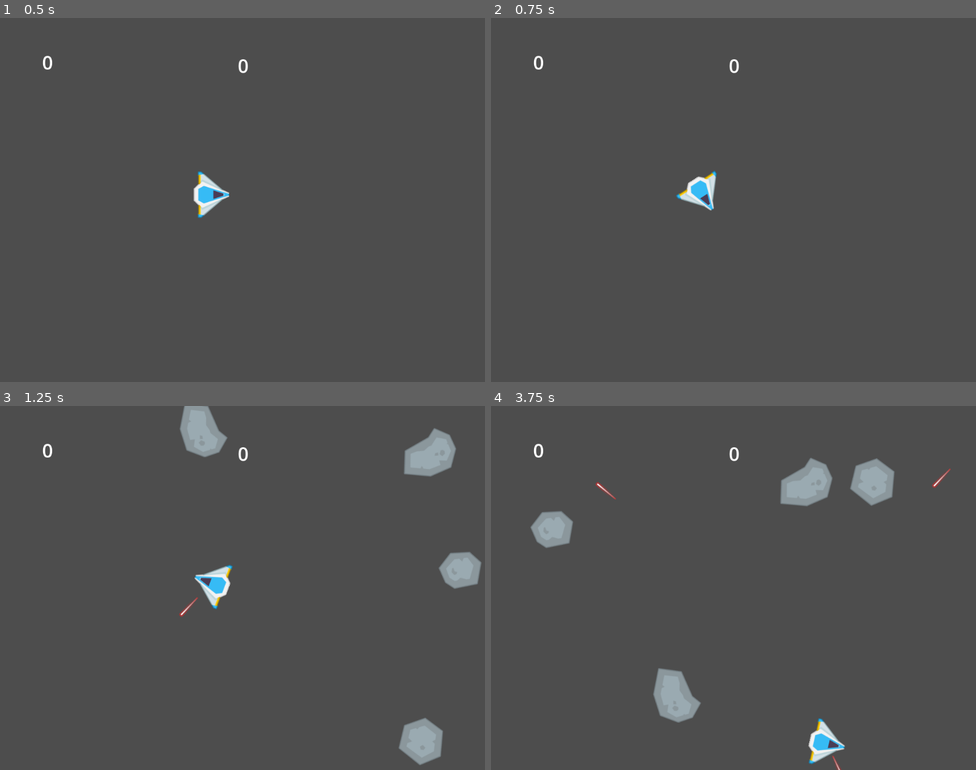
Above: before the commit, frames 1-4 (two rows, left to right).
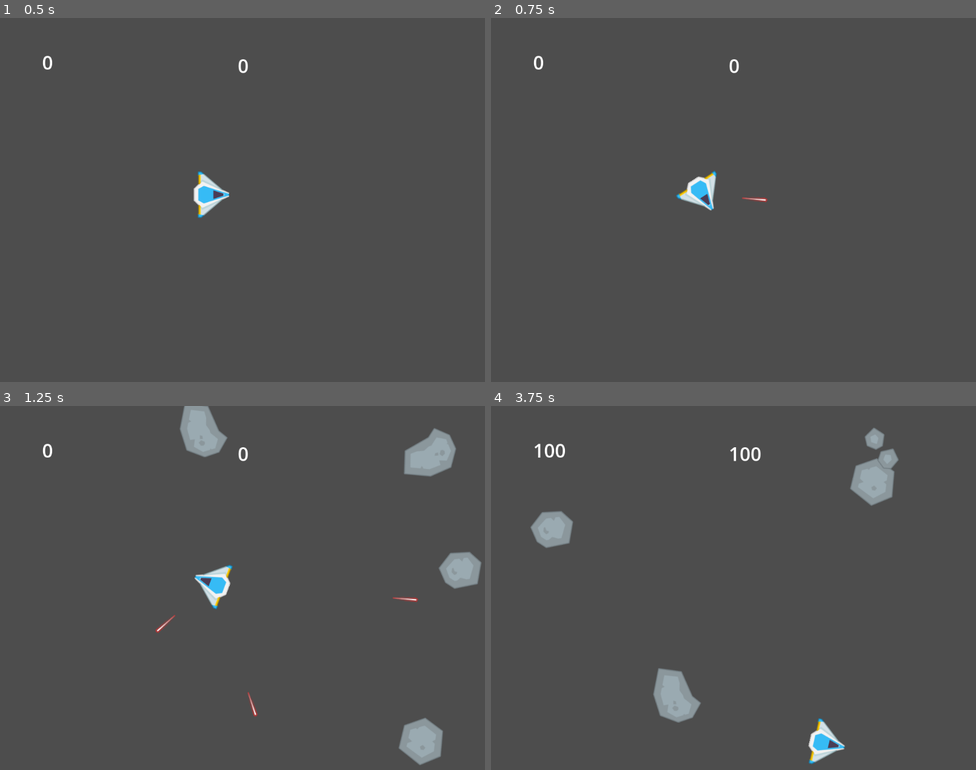
Above: after the commit, the same moments.

Repository: TheGabmeister/games-godot
Game: Godot game, scene res://levels/main.tscn
The game is run twice, just before and just after one commit, with the same random seed, the same clock (stepped at 60 frames per second) and the same inputs.
Inputs (mouse positions are in pixels of both pictures, inside the frame that each line leads up to):
- Up to frame 1 (0.5 s): no input
- Up to frame 2 (0.75 s): tap Enter at 0.5 s; move the mouse to (840, 181) at 0.52 s; press the mouse at (840, 181) at 0.53 s; hold Right (move_right) from 0.53 s (still down)
- Up to frame 3 (1.25 s): keep holding Right (move_right)
- Up to frame 4 (3.75 s): move the mouse to (636, 606) at 1.27 s; release Right (move_right) at 1.28 s; release the mouse at (636, 606) at 1.28 s; hold Down (move_down) 1.28-2.03 s; click (636, 606) at 1.35 s; move the mouse to (782, 507) at 2.02 s; press the mouse at (782, 507) at 2.03 s; hold Right (move_right) 2.03-2.78 s; move the mouse to (709, 660) at 2.77 s; release the mouse at (709, 660) at 2.78 s; hold W (move_up) 2.78-3.53 s; click (709, 660) at 2.85 s; move the mouse to (879, 642) at 3.52 s; press the mouse at (879, 642) at 3.53 s; hold Left (move_left) from 3.53 s (still down)

Frame 1 is identical in both runs. In frame 2, less than 0.1% of the frame differs, in the area x 51-57%, y 49-51%; in frame 3, 0.2%; in frame 4, 1.7%, in the area x 8-95%, y 6-100%.

Commit message:
Play sounds

Diff:
--- a/asteroids/enemies/alien/alien.tscn
+++ b/asteroids/enemies/alien/alien.tscn
@@ -1,7 +1,8 @@
-[gd_scene load_steps=5 format=3 uid="uid://kofbts006jj7"]
+[gd_scene load_steps=6 format=3 uid="uid://kofbts006jj7"]
 
 [ext_resource type="PackedScene" uid="uid://bmby60d0hoagw" path="res://utils/base_2d.tscn" id="1_fqr4t"]
 [ext_resource type="Script" uid="uid://birkndoe47ajs" path="res://enemies/alien/alien.gd" id="2_uax61"]
+[ext_resource type="AudioStream" uid="uid://bvldru3eequte" path="res://enemies/enemy_death.ogg" id="3_le0rs"]
 [ext_resource type="Texture2D" uid="uid://dxgsdopxn45kf" path="res://enemies/alien/alien.png" id="3_xeivg"]
 
 [sub_resource type="CircleShape2D" id="CircleShape2D_le0rs"]
@@ -9,6 +10,7 @@
 [node name="Alien" instance=ExtResource("1_fqr4t")]
 script = ExtResource("2_uax61")
 _score = 300
+_death_sound = ExtResource("3_le0rs")
 
 [node name="Sprite2D" parent="." index="0"]
 texture = ExtResource("3_xeivg")
--- a/asteroids/enemies/asteroid_big/asteroid_big_01.tscn
+++ b/asteroids/enemies/asteroid_big/asteroid_big_01.tscn
@@ -1,14 +1,16 @@
-[gd_scene load_steps=6 format=3 uid="uid://bi55hoqcx5a3w"]
+[gd_scene load_steps=7 format=3 uid="uid://bi55hoqcx5a3w"]
 
 [ext_resource type="PackedScene" uid="uid://bmby60d0hoagw" path="res://utils/base_2d.tscn" id="1_cl75w"]
 [ext_resource type="Script" uid="uid://bphfcnjh5orrs" path="res://enemies/asteroid.gd" id="2_23rvj"]
 [ext_resource type="PackedScene" uid="uid://d2rnkcwwsmx2f" path="res://enemies/asteroid_medium/asteroid_medium_01.tscn" id="3_2urh7"]
 [ext_resource type="Texture2D" uid="uid://bak1rs7fuypmw" path="res://enemies/asteroid_big/asteroid_big_03.png" id="3_23rvj"]
 [ext_resource type="PackedScene" uid="uid://bfj2uwo7hu5qb" path="res://utils/move_forward_2d.tscn" id="3_l2316"]
+[ext_resource type="AudioStream" uid="uid://bvldru3eequte" path="res://enemies/enemy_death.ogg" id="4_t16f4"]
 
 [node name="AsteroidBig_01" instance=ExtResource("1_cl75w")]
 script = ExtResource("2_23rvj")
 _asteroid_child = ExtResource("3_2urh7")
+_death_sound = ExtResource("4_t16f4")
 
 [node name="Sprite2D" parent="." index="0"]
 texture = ExtResource("3_23rvj")
--- a/asteroids/enemies/asteroid_big/asteroid_big_02.tscn
+++ b/asteroids/enemies/asteroid_big/asteroid_big_02.tscn
@@ -1,14 +1,16 @@
-[gd_scene load_steps=6 format=3 uid="uid://dbnw0rw7s5bj8"]
+[gd_scene load_steps=7 format=3 uid="uid://dbnw0rw7s5bj8"]
 
 [ext_resource type="PackedScene" uid="uid://bmby60d0hoagw" path="res://utils/base_2d.tscn" id="1_ckhor"]
 [ext_resource type="Script" uid="uid://bphfcnjh5orrs" path="res://enemies/asteroid.gd" id="2_ckhor"]
 [ext_resource type="PackedScene" uid="uid://d2rnkcwwsmx2f" path="res://enemies/asteroid_medium/asteroid_medium_01.tscn" id="3_0lij7"]
 [ext_resource type="Texture2D" uid="uid://dv6nvfjwj4th4" path="res://enemies/asteroid_big/asteroid_big_02.png" id="3_ckhor"]
 [ext_resource type="PackedScene" uid="uid://bfj2uwo7hu5qb" path="res://utils/move_forward_2d.tscn" id="4_i54ga"]
+[ext_resource type="AudioStream" uid="uid://bvldru3eequte" path="res://enemies/enemy_death.ogg" id="4_tg87g"]
 
 [node name="AsteroidBig_02" instance=ExtResource("1_ckhor")]
 script = ExtResource("2_ckhor")
 _asteroid_child = ExtResource("3_0lij7")
+_death_sound = ExtResource("4_tg87g")
 
 [node name="Sprite2D" parent="." index="0"]
 texture = ExtResource("3_ckhor")
--- a/asteroids/enemies/asteroid_big/asteroid_big_03.tscn
+++ b/asteroids/enemies/asteroid_big/asteroid_big_03.tscn
@@ -1,14 +1,16 @@
-[gd_scene load_steps=6 format=3 uid="uid://cpdp33euihroe"]
+[gd_scene load_steps=7 format=3 uid="uid://cpdp33euihroe"]
 
 [ext_resource type="PackedScene" uid="uid://bmby60d0hoagw" path="res://utils/base_2d.tscn" id="1_ehoo0"]
 [ext_resource type="Script" uid="uid://bphfcnjh5orrs" path="res://enemies/asteroid.gd" id="2_ehoo0"]
 [ext_resource type="Texture2D" uid="uid://dv6nvfjwj4th4" path="res://enemies/asteroid_big/asteroid_big_02.png" id="3_acmnx"]
 [ext_resource type="PackedScene" uid="uid://cthsm8ou5g7er" path="res://enemies/asteroid_medium/asteroid_medium_02.tscn" id="3_cg4n1"]
+[ext_resource type="AudioStream" uid="uid://bvldru3eequte" path="res://enemies/enemy_death.ogg" id="4_acmnx"]
 [ext_resource type="PackedScene" uid="uid://bfj2uwo7hu5qb" path="res://utils/move_forward_2d.tscn" id="4_axaqe"]
 
 [node name="AsteroidBig_03" instance=ExtResource("1_ehoo0")]
 script = ExtResource("2_ehoo0")
 _asteroid_child = ExtResource("3_cg4n1")
+_death_sound = ExtResource("4_acmnx")
 
 [node name="Sprite2D" parent="." index="0"]
 texture = ExtResource("3_acmnx")
--- a/asteroids/enemies/asteroid_big/asteroid_big_04.tscn
+++ b/asteroids/enemies/asteroid_big/asteroid_big_04.tscn
@@ -1,14 +1,16 @@
-[gd_scene load_steps=6 format=3 uid="uid://c3b2pqfv6x2e3"]
+[gd_scene load_steps=7 format=3 uid="uid://c3b2pqfv6x2e3"]
 
 [ext_resource type="PackedScene" uid="uid://bmby60d0hoagw" path="res://utils/base_2d.tscn" id="1_1im8s"]
 [ext_resource type="Script" uid="uid://bphfcnjh5orrs" path="res://enemies/asteroid.gd" id="2_1im8s"]
 [ext_resource type="Texture2D" uid="uid://dknkkoh6uffxy" path="res://enemies/asteroid_big/asteroid_big_04.png" id="3_1im8s"]
 [ext_resource type="PackedScene" uid="uid://cthsm8ou5g7er" path="res://enemies/asteroid_medium/asteroid_medium_02.tscn" id="3_vpn7a"]
 [ext_resource type="PackedScene" uid="uid://bfj2uwo7hu5qb" path="res://utils/move_forward_2d.tscn" id="4_akqel"]
+[ext_resource type="AudioStream" uid="uid://bvldru3eequte" path="res://enemies/enemy_death.ogg" id="4_rto3x"]
 
 [node name="AsteroidBig_04" instance=ExtResource("1_1im8s")]
 script = ExtResource("2_1im8s")
 _asteroid_child = ExtResource("3_vpn7a")
+_death_sound = ExtResource("4_rto3x")
 
 [node name="Sprite2D" parent="." index="0"]
 texture = ExtResource("3_1im8s")
--- a/asteroids/enemies/asteroid_medium/asteroid_medium_01.tscn
+++ b/asteroids/enemies/asteroid_medium/asteroid_medium_01.tscn
@@ -1,12 +1,16 @@
-[gd_scene load_steps=5 format=3 uid="uid://d2rnkcwwsmx2f"]
+[gd_scene load_steps=7 format=3 uid="uid://d2rnkcwwsmx2f"]
 
 [ext_resource type="PackedScene" uid="uid://bmby60d0hoagw" path="res://utils/base_2d.tscn" id="1_0yvkx"]
 [ext_resource type="Script" uid="uid://bphfcnjh5orrs" path="res://enemies/asteroid.gd" id="2_0yvkx"]
+[ext_resource type="PackedScene" uid="uid://rkhlht6co73i" path="res://enemies/asteroid_small/asteroid_small_01.tscn" id="3_4w7t0"]
 [ext_resource type="Texture2D" uid="uid://bw3pmd6bvi8ey" path="res://enemies/asteroid_medium/asteroid_medium_01.png" id="3_vkw4j"]
 [ext_resource type="PackedScene" uid="uid://bfj2uwo7hu5qb" path="res://utils/move_forward_2d.tscn" id="4_4w7t0"]
+[ext_resource type="AudioStream" uid="uid://bvldru3eequte" path="res://enemies/enemy_death.ogg" id="4_pea6l"]
 
 [node name="AsteroidMedium_01" instance=ExtResource("1_0yvkx")]
 script = ExtResource("2_0yvkx")
+_asteroid_child = ExtResource("3_4w7t0")
+_death_sound = ExtResource("4_pea6l")
 
 [node name="Sprite2D" parent="." index="0"]
 texture = ExtResource("3_vkw4j")
--- a/asteroids/enemies/asteroid_medium/asteroid_medium_02.tscn
+++ b/asteroids/enemies/asteroid_medium/asteroid_medium_02.tscn
@@ -1,12 +1,16 @@
-[gd_scene load_steps=5 format=3 uid="uid://cthsm8ou5g7er"]
+[gd_scene load_steps=7 format=3 uid="uid://cthsm8ou5g7er"]
 
 [ext_resource type="PackedScene" uid="uid://bmby60d0hoagw" path="res://utils/base_2d.tscn" id="1_xikxm"]
 [ext_resource type="Script" uid="uid://bphfcnjh5orrs" path="res://enemies/asteroid.gd" id="2_xikxm"]
+[ext_resource type="PackedScene" uid="uid://ce0t7u6f6lhy3" path="res://enemies/asteroid_small/asteroid_small_02.tscn" id="3_v1itk"]
 [ext_resource type="Texture2D" uid="uid://cyqg4gk0d65mp" path="res://enemies/asteroid_medium/asteroid_medium_02.png" id="3_xikxm"]
 [ext_resource type="PackedScene" uid="uid://bfj2uwo7hu5qb" path="res://utils/move_forward_2d.tscn" id="4_1k0nr"]
+[ext_resource type="AudioStream" uid="uid://bvldru3eequte" path="res://enemies/enemy_death.ogg" id="4_ncumg"]
 
 [node name="AsteroidMedium_02" instance=ExtResource("1_xikxm")]
 script = ExtResource("2_xikxm")
+_asteroid_child = ExtResource("3_v1itk")
+_death_sound = ExtResource("4_ncumg")
 
 [node name="Sprite2D" parent="." index="0"]
 texture = ExtResource("3_xikxm")
--- a/asteroids/enemies/asteroid_small/asteroid_small_01.tscn
+++ b/asteroids/enemies/asteroid_small/asteroid_small_01.tscn
@@ -1,12 +1,15 @@
-[gd_scene load_steps=5 format=3 uid="uid://rkhlht6co73i"]
+[gd_scene load_steps=6 format=3 uid="uid://rkhlht6co73i"]
 
 [ext_resource type="PackedScene" uid="uid://bmby60d0hoagw" path="res://utils/base_2d.tscn" id="1_mwi4a"]
 [ext_resource type="Script" uid="uid://bphfcnjh5orrs" path="res://enemies/asteroid.gd" id="2_mwi4a"]
+[ext_resource type="AudioStream" uid="uid://bvldru3eequte" path="res://enemies/enemy_death.ogg" id="3_hcywa"]
 [ext_resource type="Texture2D" uid="uid://djv7lpo0amrdd" path="res://enemies/asteroid_small/asteroid_small_01.png" id="3_hpw4n"]
 [ext_resource type="PackedScene" uid="uid://bfj2uwo7hu5qb" path="res://utils/move_forward_2d.tscn" id="4_xm2ys"]
 
 [node name="AsteroidSmall_01" instance=ExtResource("1_mwi4a")]
 script = ExtResource("2_mwi4a")
+_child_amount = 0
+_death_sound = ExtResource("3_hcywa")
 
 [node name="Sprite2D" parent="." index="0"]
 texture = ExtResource("3_hpw4n")
--- a/asteroids/enemies/asteroid_small/asteroid_small_02.tscn
+++ b/asteroids/enemies/asteroid_small/asteroid_small_02.tscn
@@ -1,12 +1,15 @@
-[gd_scene load_steps=5 format=3 uid="uid://ce0t7u6f6lhy3"]
+[gd_scene load_steps=6 format=3 uid="uid://ce0t7u6f6lhy3"]
 
 [ext_resource type="PackedScene" uid="uid://bmby60d0hoagw" path="res://utils/base_2d.tscn" id="1_qsph6"]
 [ext_resource type="Script" uid="uid://bphfcnjh5orrs" path="res://enemies/asteroid.gd" id="2_qsph6"]
+[ext_resource type="AudioStream" uid="uid://bvldru3eequte" path="res://enemies/enemy_death.ogg" id="3_deg0v"]
 [ext_resource type="Texture2D" uid="uid://dx2v44ggfw0kd" path="res://enemies/asteroid_small/asteroid_small_02.png" id="3_qsph6"]
 [ext_resource type="PackedScene" uid="uid://bfj2uwo7hu5qb" path="res://utils/move_forward_2d.tscn" id="4_2lyx8"]
 
 [node name="AsteroidSmall_02" instance=ExtResource("1_qsph6")]
 script = ExtResource("2_qsph6")
+_child_amount = 0
+_death_sound = ExtResource("3_deg0v")
 
 [node name="Sprite2D" parent="." index="0"]
 texture = ExtResource("3_qsph6")
--- a/asteroids/enemies/enemy_base.gd
+++ b/asteroids/enemies/enemy_base.gd
@@ -3,7 +3,9 @@
 extends Node2D
 
 @export var _score = 100
+@export var _death_sound: AudioStream
 
 func _on_area_2d_area_entered(_area: Area2D):
 	Bus.enemy_killed.emit(_score)
+	Bus.sfx_play_sound.emit(_death_sound)
 	queue_free()
--- a/asteroids/managers/sfx_manager.tscn
+++ b/asteroids/managers/sfx_manager.tscn
@@ -1,6 +1,9 @@
-[gd_scene load_steps=2 format=3 uid="uid://drpintn20hbhu"]
+[gd_scene load_steps=3 format=3 uid="uid://drpintn20hbhu"]
 
 [ext_resource type="Script" uid="uid://cx5377c45o4rx" path="res://managers/sfx_manager.gd" id="1_tm8cp"]
 
+[sub_resource type="AudioStreamPolyphonic" id="AudioStreamPolyphonic_tm8cp"]
+
 [node name="SfxManager" type="AudioStreamPlayer"]
+stream = SubResource("AudioStreamPolyphonic_tm8cp")
 script = ExtResource("1_tm8cp")
--- a/asteroids/player/player.gd
+++ b/asteroids/player/player.gd
@@ -3,9 +3,12 @@
 
 @export var _speed := 300.0
 @export var _rotation_speed := 5.0
-@export var _cooldown := 1.0
+@export var _cooldown := 0.2
 @export var _shot: PackedScene
 @export var _shot_sound: AudioStream
+@export var _death_sound: AudioStream
+
+@onready var _cooldown_base := _cooldown
 
 func _process(delta):
 
@@ -24,11 +27,12 @@
 		shot_inst.rotation = rotation
 		get_tree().current_scene.add_child(shot_inst)
 		Bus.sfx_play_sound.emit(_shot_sound)
-		_cooldown = 1.0
+		_cooldown = _cooldown_base
 	elif _cooldown > 0:
 		_cooldown -= delta
 
 
 func _on_area_2d_area_entered(_area: Area2D):
 	Bus.player_killed.emit()
+	Bus.sfx_play_sound.emit(_death_sound)
 	queue_free()
--- a/asteroids/player/player.tscn
+++ b/asteroids/player/player.tscn
@@ -1,15 +1,17 @@
-[gd_scene load_steps=6 format=3 uid="uid://bwwu6y2xnqbov"]
+[gd_scene load_steps=7 format=3 uid="uid://bwwu6y2xnqbov"]
 
 [ext_resource type="PackedScene" uid="uid://bmby60d0hoagw" path="res://utils/base_2d.tscn" id="1_g1dw6"]
 [ext_resource type="Script" uid="uid://2nad0hvhwgxq" path="res://player/player.gd" id="1_oul6g"]
 [ext_resource type="PackedScene" uid="uid://ds1i3vt5k2bu6" path="res://player/shot/player_shot.tscn" id="2_g1dw6"]
 [ext_resource type="Texture2D" uid="uid://cs84qwi7xmegr" path="res://player/player_ship.png" id="2_rkbax"]
 [ext_resource type="AudioStream" uid="uid://cwsxq823ut5lk" path="res://player/shot/player_shot.wav" id="4_qjkh3"]
+[ext_resource type="AudioStream" uid="uid://ex66jv5juugv" path="res://player/player_death.wav" id="5_g6k8r"]
 
 [node name="Player" instance=ExtResource("1_g1dw6")]
 script = ExtResource("1_oul6g")
 _shot = ExtResource("2_g1dw6")
 _shot_sound = ExtResource("4_qjkh3")
+_death_sound = ExtResource("5_g6k8r")
 
 [node name="Sprite2D" parent="." index="0"]
 texture = ExtResource("2_rkbax")
--- a/asteroids/player/shot/player_shot.tscn
+++ b/asteroids/player/shot/player_shot.tscn
@@ -10,6 +10,7 @@
 
 [node name="PlayerShot" instance=ExtResource("1_cdfcj")]
 script = ExtResource("2_ea4s5")
+_lifetime = 1.0
 
 [node name="Sprite2D" parent="." index="0"]
 texture = ExtResource("2_l6nq1")
@@ -23,6 +24,6 @@
 shape = SubResource("RectangleShape2D_g6wtb")
 
 [node name="MoveForward" parent="." index="2" instance=ExtResource("3_it606")]
-_speed = 300.0
+_speed = 600.0
 
 [connection signal="area_entered" from="Area2D" to="." method="_on_area_2d_area_entered"]
--- a/asteroids/utils/move_forward_2d.gd
+++ b/asteroids/utils/move_forward_2d.gd
@@ -1,10 +1,6 @@
 extends Node
 
 @export var _speed := 100.0
-
-func _ready() -> void:
-	pass
-
 
 func _process(delta: float) -> void:
 	# code here
Not shown, added: asteroids/enemies/enemy_death.ogg.import
Not shown, added: asteroids/player/player_death.wav.import
Not shown, added: asteroids/enemies/enemy_death.ogg
Not shown, added: asteroids/player/player_death.wav
